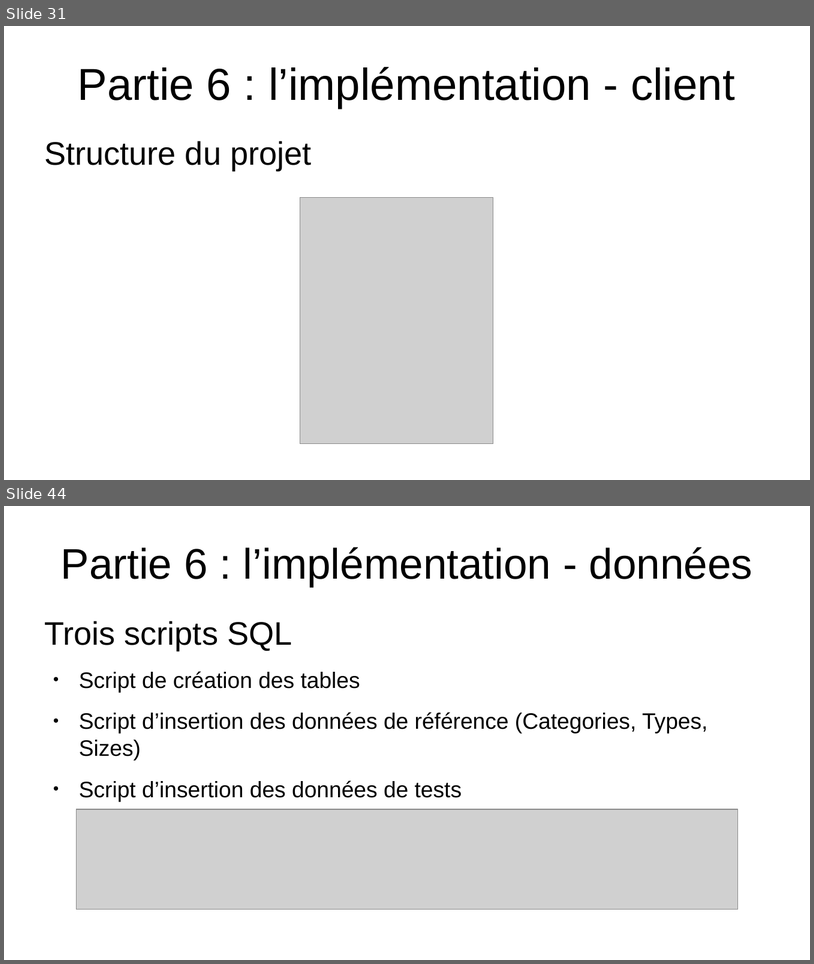
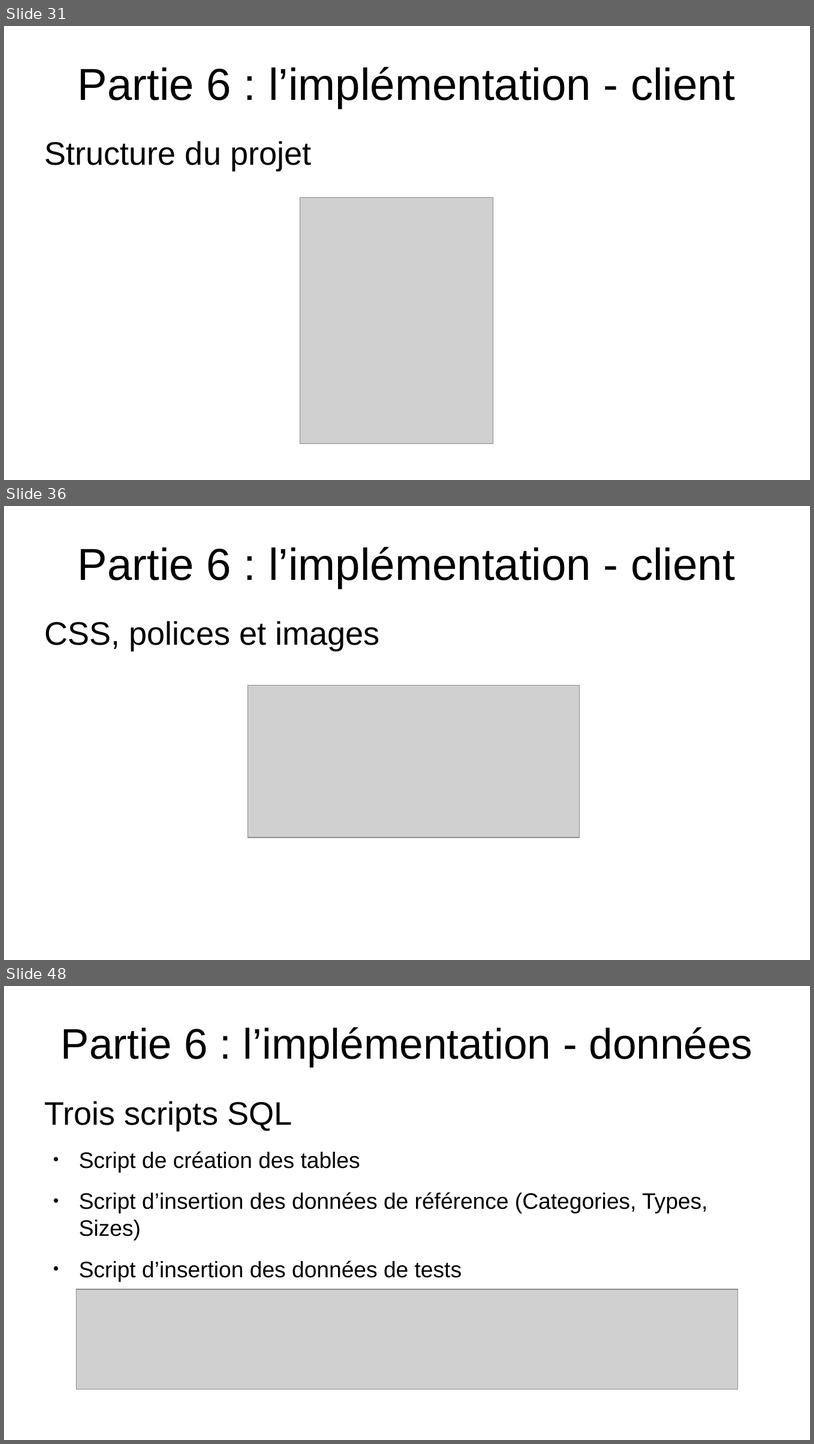
Before and after one commit to EmmaBroudic/Projet-Nooky, a slide deck: doc/Nooky.odp. Shown one above the other, each under a label of ours: slides 31 and 44 before the commit, slides 31, 36 and 48 after it; the slides between them are not shown. The pictures are 814x964 and 814x1444 pixels, drawn with LibreOffice and Linux fonts; fonts in the diff are those of the drawing; grey boxes stand for pictures. Boxes give left, top, right and bottom in pixels: in the first picture for what was removed or moved away, otherwise in the second. Text is boxed around its words. In the diff, an @@ line names an element or a change of style, - is before the commit and + after.

```diff
--- a/doc/Nooky.odp
+++ b/doc/Nooky.odp
@@ slide 36 added at (4,506,810,960), background #FFFFFF @@
@@ title added at (78,547,735,588), 44 pt, text #000000 @@
+Partie 6 : l’implémentation - client
@@ text added at (44,621,380,650), 32 pt, text #000000 @@
+CSS, polices et images
@@ picture added at (248,685,580,837) @@
@@ what was slide 44 is now slide 48 @@
```
Also in this commit, not shown: 14 slides changed, 3 other slides added, 2 other files.
